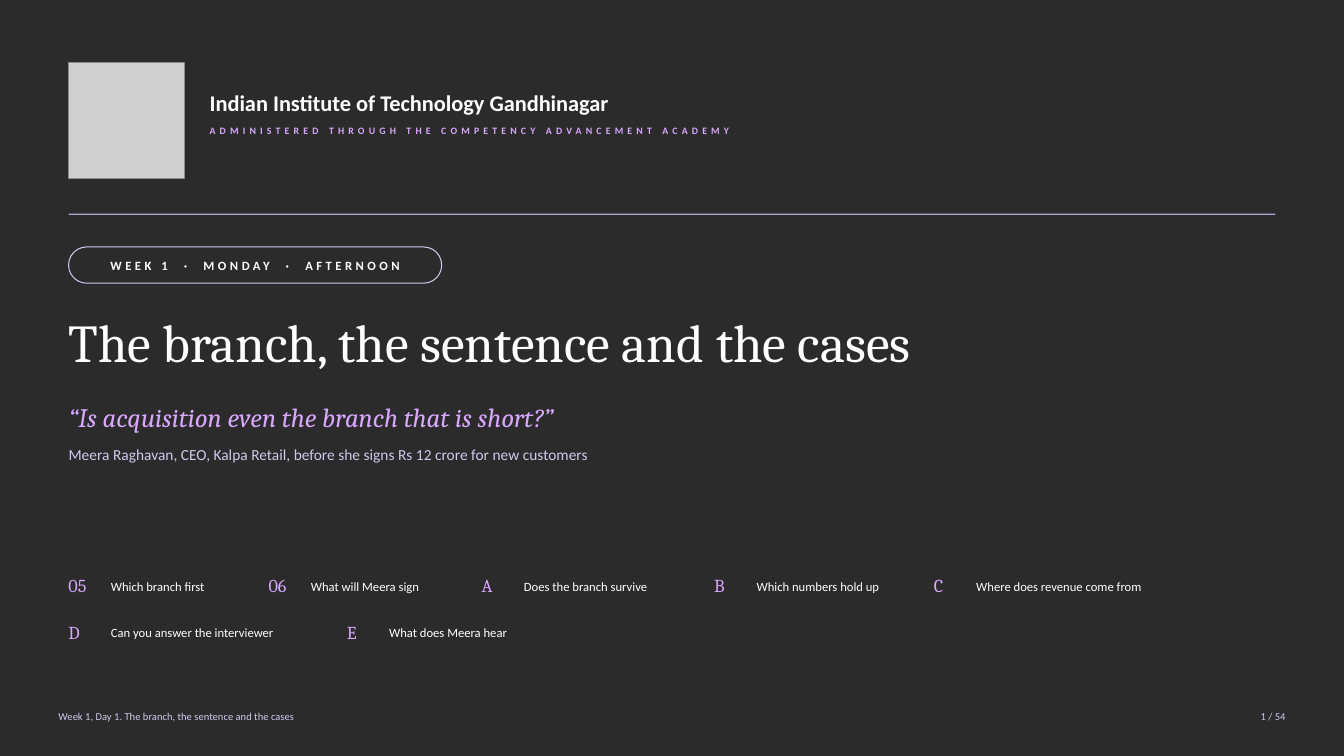
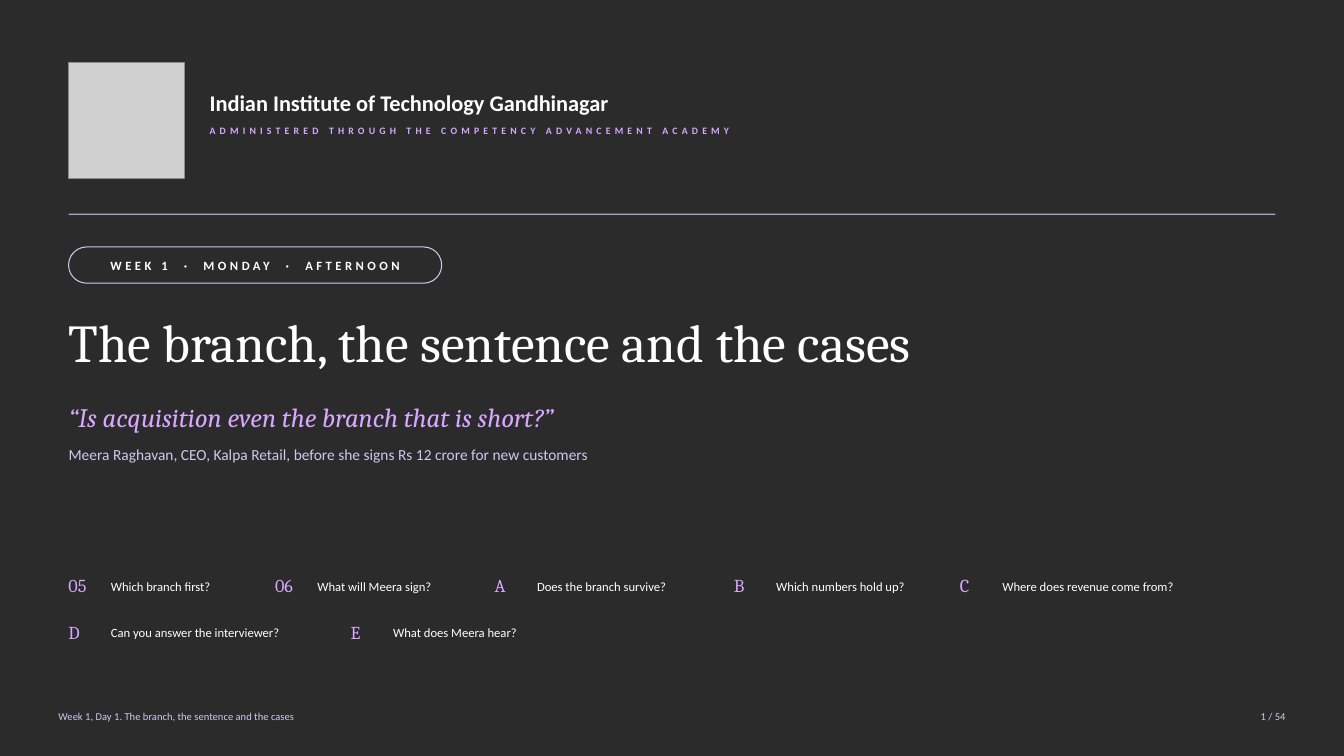
Before and after one commit to fde-academy-lab/c2-content-factory, a slide deck: slide 1 of content/W01/D1/slides/C2_W01_D01_half2_STUDENT.pptx. Drawn at 1344x756 pixels with LibreOffice and Linux fonts; fonts in the diff are those of the drawing; grey boxes stand for pictures; background and template pictures are left out; a plain dark background stands for a picture behind light text. Boxes give left, top, right and bottom in pixels: in the first picture for what was removed or moved away, otherwise in the second. Text is boxed around its words. In the diff, an @@ line names an element or a change of style, - is before the commit and + after.

```diff
--- a/content/W01/D1/slides/C2_W01_D01_half2_STUDENT.pptx
+++ b/content/W01/D1/slides/C2_W01_D01_half2_STUDENT.pptx
@@ text at <box>111,582,211,591</box>: text changed @@
-Which branch first
+Which branch first?
@@ text "06": place and size @@
-text "06" at <box>269,580,287,592</box>
+text "06" at <box>275,580,293,592</box>
@@ text at <box>317,582,431,593</box>: text changed @@
-What will Meera sign
+What will Meera sign?
@@ text "A": place and size @@
-text "A" at <box>482,580,493,592</box>
+text "A" at <box>495,580,506,592</box>
@@ text at <box>537,582,666,591</box>: text changed @@
-Does the branch survive
+Does the branch survive?
@@ text "B": place and size @@
-text "B" at <box>714,580,725,592</box>
+text "B" at <box>734,580,745,592</box>
@@ text at <box>776,582,904,593</box>: text changed @@
-Which numbers hold up
+Which numbers hold up?
@@ text "C": place and size @@
-text "C" at <box>934,579,943,592</box>
+text "C" at <box>960,579,969,592</box>
@@ text at <box>1002,582,1174,591</box>: text changed @@
-Where does revenue come from
+Where does revenue come from?
@@ text at <box>111,628,279,639</box>: text changed @@
-Can you answer the interviewer
+Can you answer the interviewer?
@@ text "E": place and size @@
-text "E" at <box>347,627,357,639</box>
+text "E" at <box>351,627,361,639</box>
@@ text at <box>393,628,517,637</box>: text changed @@
-What does Meera hear
+What does Meera hear?
```
Also in this commit, not shown: 53 other slides changed, 5 other files.
